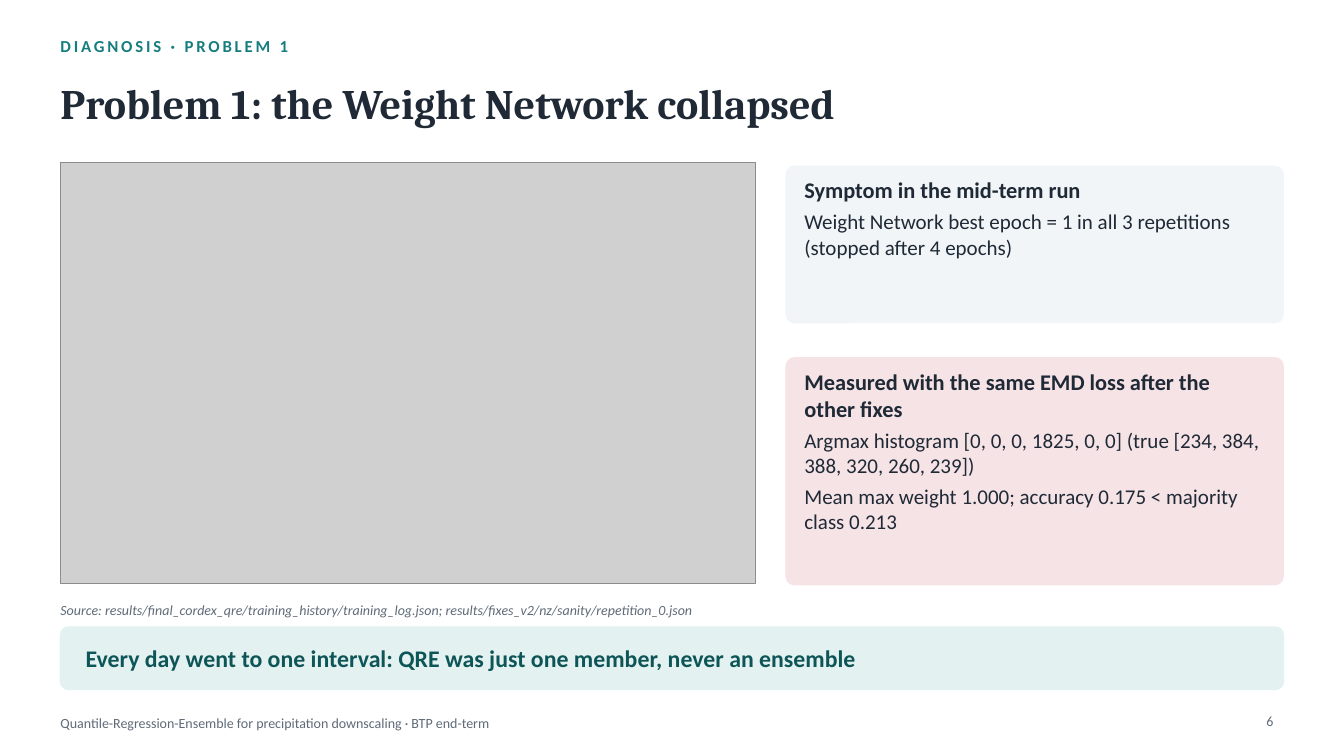
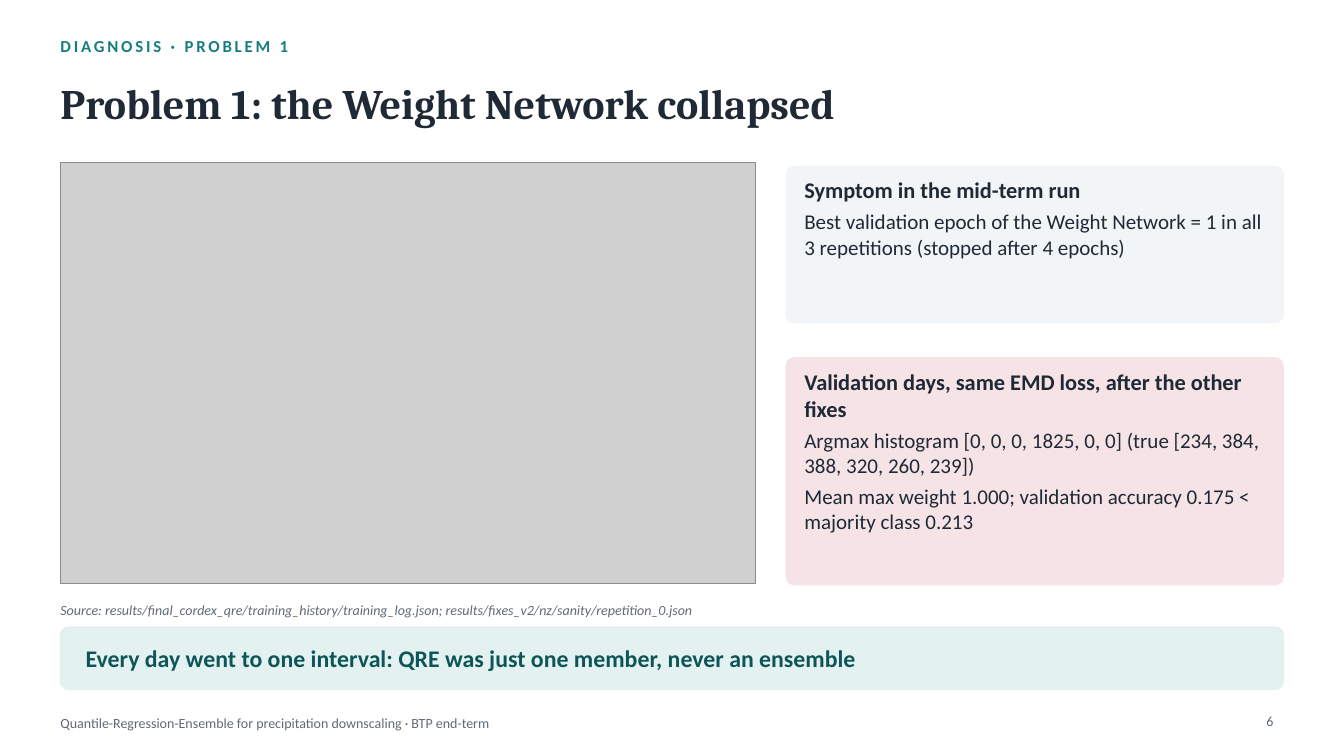
Before and after one commit to rajatjain3366/precipitation-downscaling, a slide deck: slide 6 of docs/presentation/BTP_endterm.pptx. Drawn at 1344x756 pixels with LibreOffice and Linux fonts; fonts in the diff are those of the drawing; grey boxes stand for pictures. Boxes give left, top, right and bottom in pixels: in the first picture for what was removed or moved away, otherwise in the second. Text is boxed around its words. In the diff, an @@ line names an element or a change of style, - is before the commit and + after.

```diff
--- a/docs/presentation/BTP_endterm.pptx
+++ b/docs/presentation/BTP_endterm.pptx
@@ text at [804,214,1262,259]: text changed @@
-Weight Network best epoch = 1 in all 3 repetitions (stopped after 4 epochs)
+Best validation epoch of the Weight Network = 1 in all 3 repetitions (stopped after 4 epochs)
@@ text at [804,374,1242,417]: text changed @@
-Measured with the same EMD loss after the other fixes
+Validation days, same EMD loss, after the other fixes
@@ text at [804,489,1235,533]: text changed @@
-Mean max weight 1.000; accuracy 0.175 < majority class 0.213
+Mean max weight 1.000; validation accuracy 0.175 < majority class 0.213
```
Also in this commit, not shown: 13 other slides changed, 7 other files.
